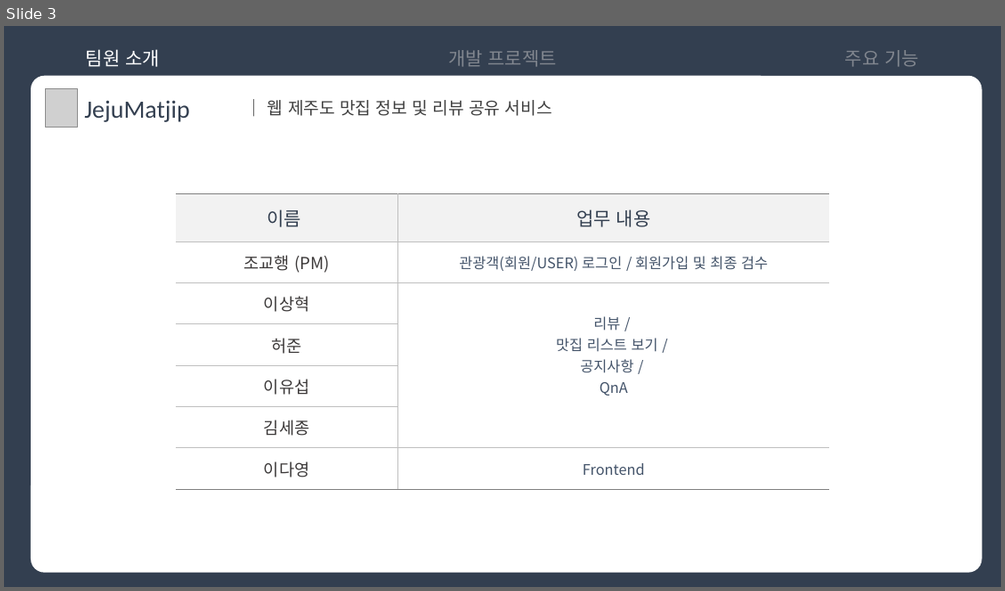
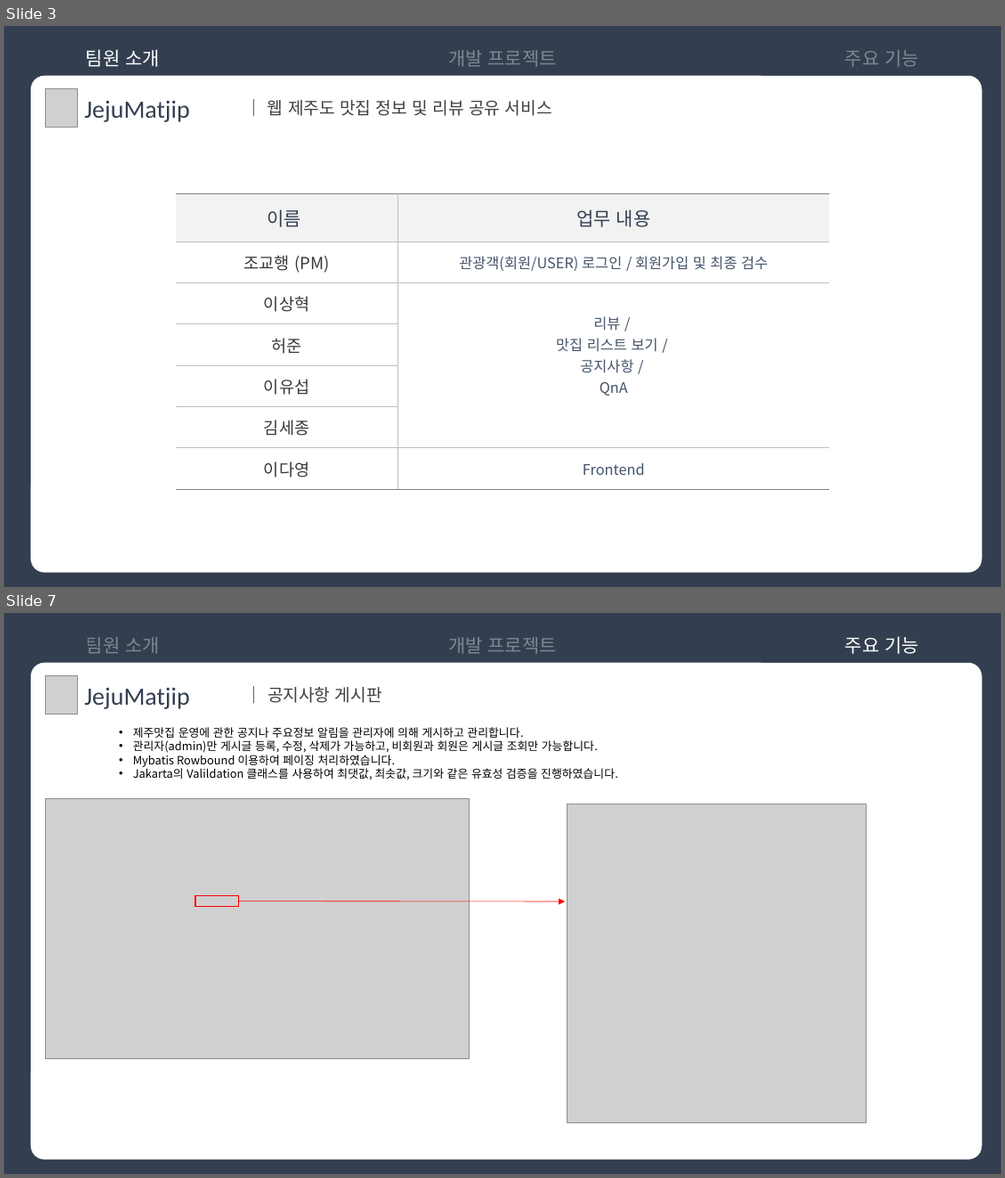
Before and after one commit to sejong8703/matjip, a slide deck: included/JejuMatjipProject.pptx. Shown one above the other, each under a label of ours: slide 3 before the commit, slides 3 and 7 after it; the slides between them are not shown. The pictures are 1005x591 and 1005x1178 pixels, drawn with LibreOffice and Linux fonts; fonts in the diff are those of the drawing; grey boxes stand for pictures. Boxes give left, top, right and bottom in pixels: in the first picture for what was removed or moved away, otherwise in the second. Text is boxed around its words. In the diff, an @@ line names an element or a change of style, - is before the commit and + after.

```diff
--- a/included/JejuMatjipProject.pptx
+++ b/included/JejuMatjipProject.pptx
@@ slide 7 added at (4,613,1001,1174), background #FFFFFF; not listed: 2 template elements that a slide beside it also shows @@
@@ text added at (86,637,160,654), 18 pt, text #D0CECE at 50% opacity @@
+팀원 소개
@@ text added at (448,637,557,654), 18 pt, text #D0CECE at 50% opacity @@
+개발 프로젝트
@@ text added at (845,636,919,654), 18 pt, text #FFFFFF @@
+주요 기능
@@ picture added at (45,676,77,714) @@
@@ text added at (84,687,189,709), 24 pt, text #333F50 @@
+JejuMatjip
@@ text added at (267,687,382,703), 16.5 pt, text #404040 @@
+｜ 공지사항 게시판
@@ text added at (133,727,618,779), 11 pt, text #000000 @@
+• 제주맛집 운영에 관한 공지나 주요정보 알림을 관리자에 의해 게시하고 관리합니다.
+• 관리자(admin)만 게시글 등록, 수정, 삭제가 가능하고, 비회원과 회원은 게시글 조회만 가능합니다.
+• Mybatis Rowbound 이용하여 페이징 처리하였습니다.
+• Jakarta의 Valildation 클래스를 사용하여 최댓값, 최솟값, 크기와 같은 유효성 검증을 진행하였습니다.
@@ picture added at (45,798,469,1060) @@
@@ picture added at (567,803,866,1123) @@
@@ rectangle added at (195,896,238,906), outline #FF0000 1 pt @@
@@ arrow added from (238, 900) to (565, 901), #FF0000 0.5 pt @@
```
Also in this commit, not shown: 2 slides changed, 2 other slides added.
